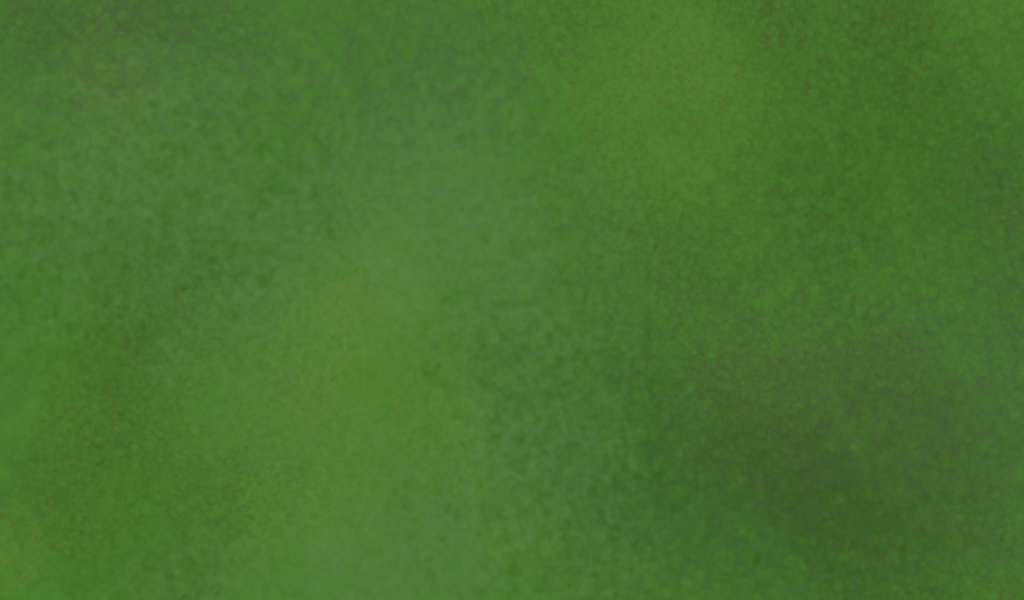
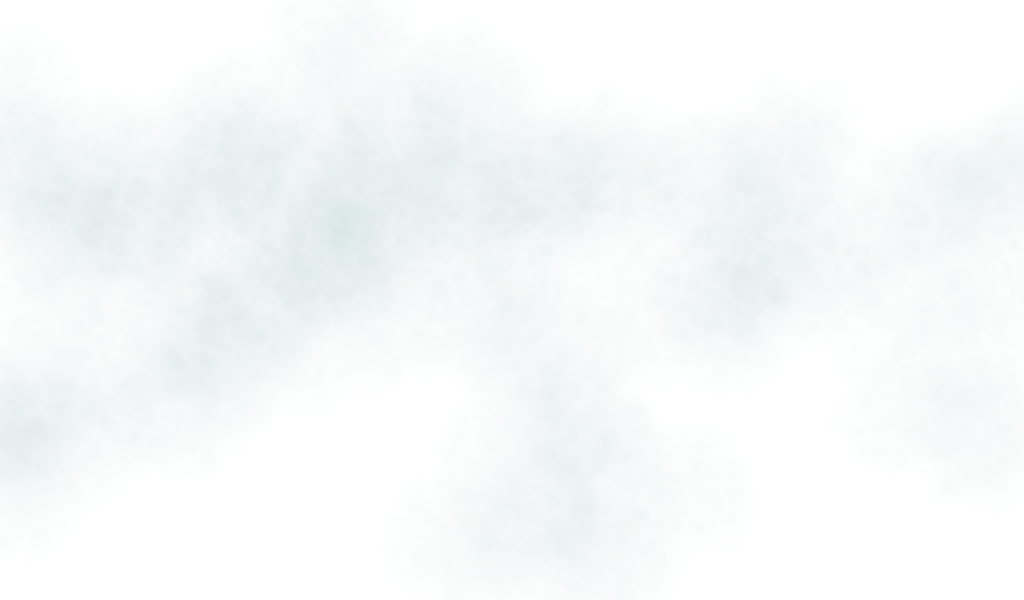
The second (1024, 600) image is a revision of the first. Changes to its layers:
added layer "fog" above "bg2" over [0, 0, 1024, 600]
hid "bg2" over [0, 0, 1024, 600]
hid "Background" over [0, 0, 1024, 600]
